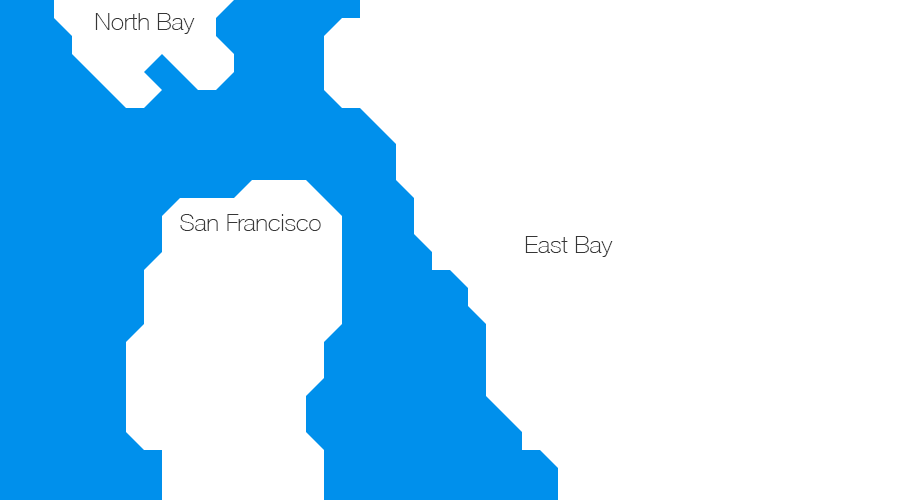
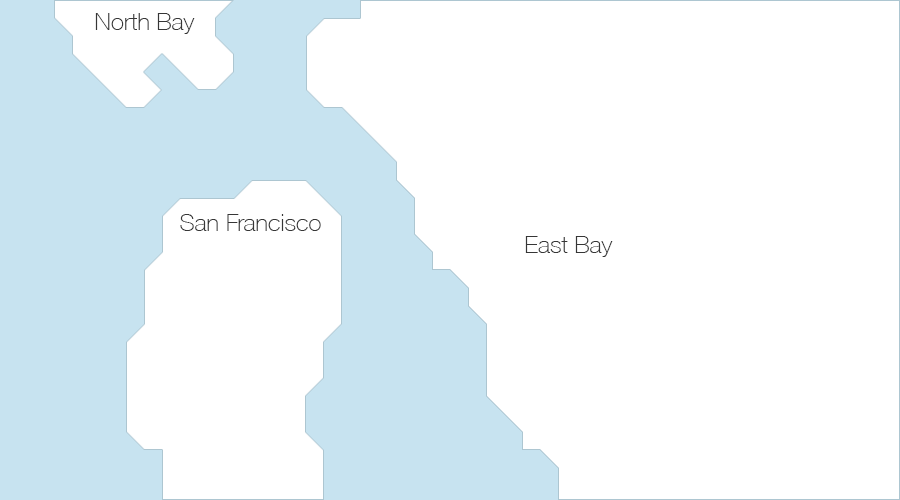
Layered file, before and after one edit (900×500). Changes by layer:
added layer "land" in group "Group 1" over [54, 0, 900, 500]
hid "Layer 8" over [54, 0, 900, 500]
added layer "another blue" in group "Group 1" over [0, 0, 900, 500]
